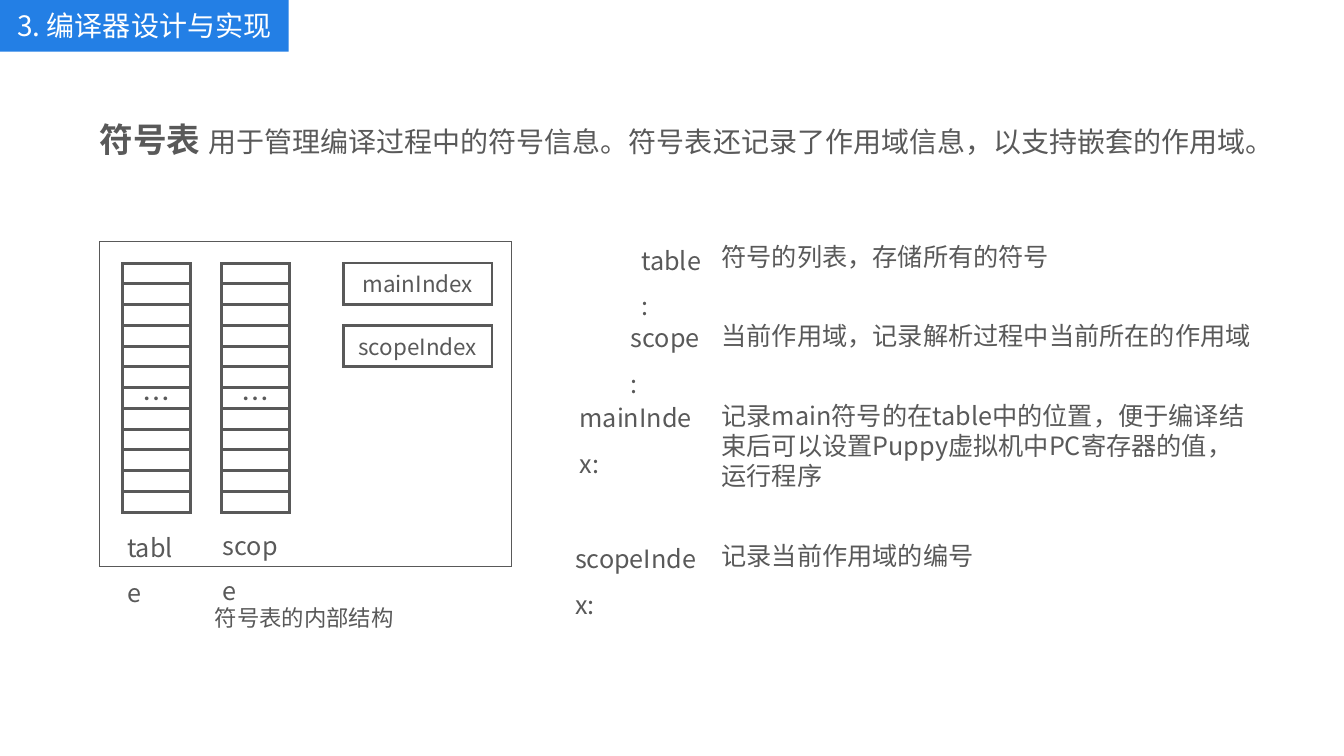
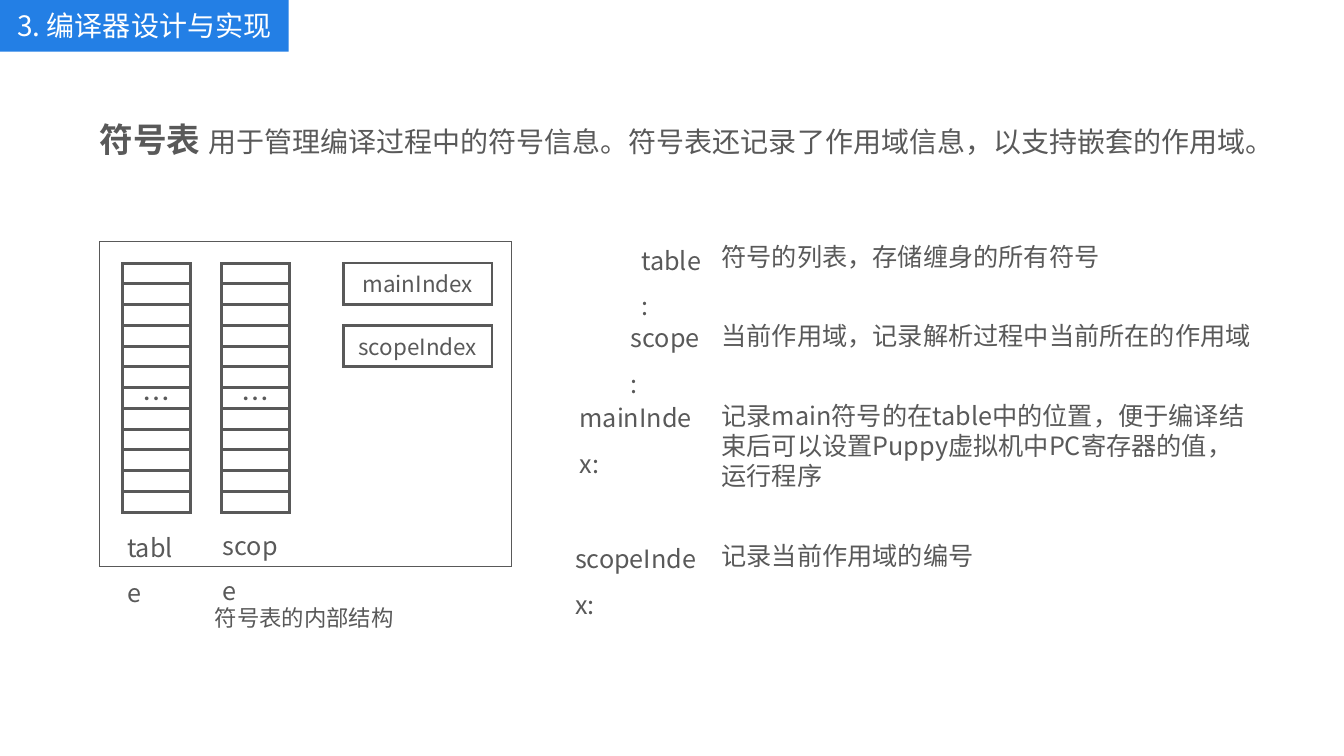
Before and after one commit to kkli28/cc, a slide deck: slide 13 of 论文相关/答辩ppt.pptx. Drawn at 1344x756 pixels with LibreOffice and Linux fonts; fonts in the diff are those of the drawing. Boxes give left, top, right and bottom in pixels: in the first picture for what was removed or moved away, otherwise in the second. Text is boxed around its words. In the diff, an @@ line names an element or a change of style, - is before the commit and + after.

```diff
--- a/论文相关/答辩ppt.pptx
+++ b/论文相关/答辩ppt.pptx
@@ text at (x1=722, y1=244, x2=1100, y2=269): text changed @@
-符号的列表，存储所有的符号
+符号的列表，存储缠身的所有符号
```
Also in this commit, not shown: 10 other slides changed, 3 other files.
